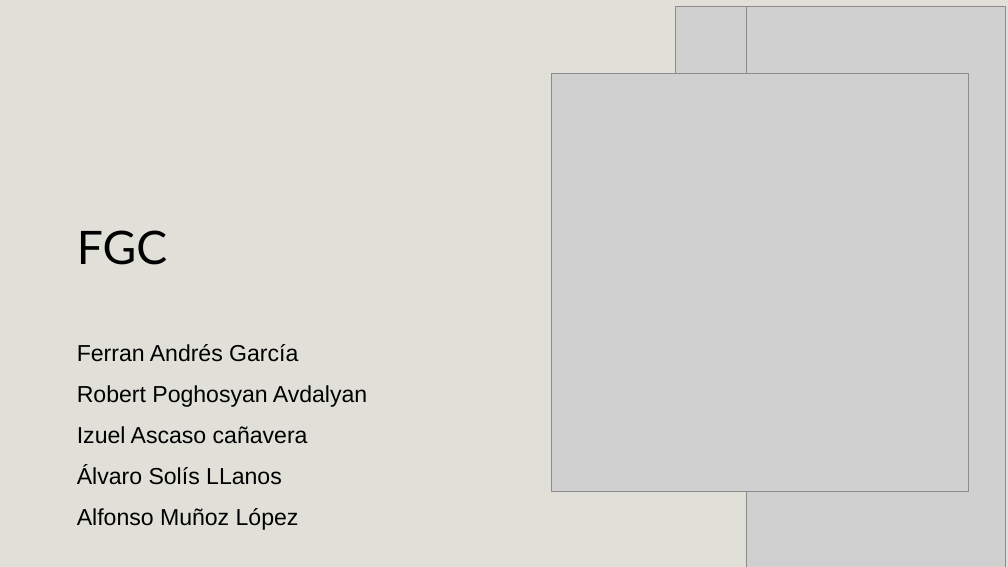
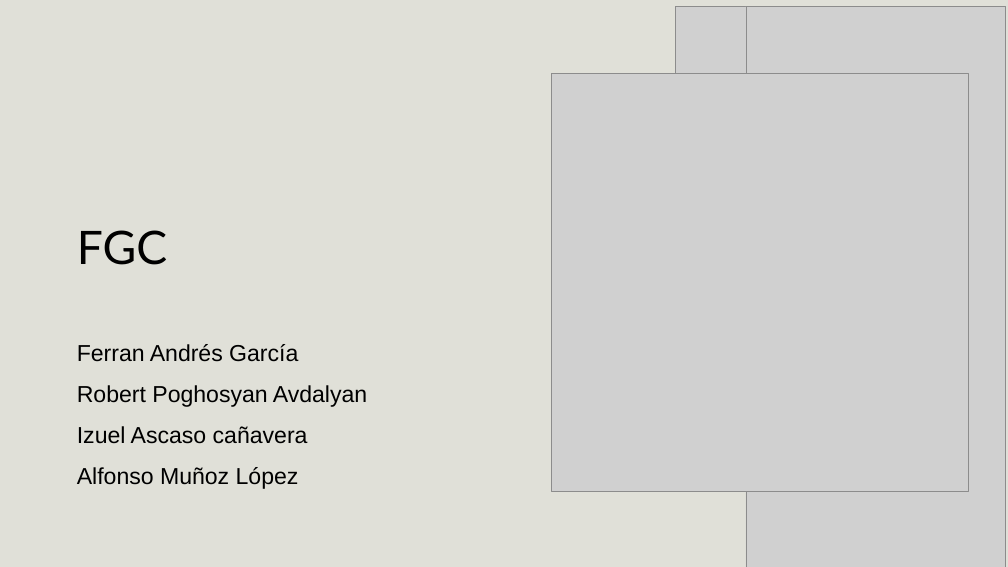
Before and after one commit to Izuel0/FGC_challenge, a slide deck: slide 1 of PowerPoint/FGC.pptx. Drawn at 1008x567 pixels with LibreOffice and Linux fonts; fonts in the diff are those of the drawing; grey boxes stand for pictures; background and template pictures are left out. Boxes give left, top, right and bottom in pixels: in the first picture for what was removed or moved away, otherwise in the second. Text is boxed around its words. In the diff, an @@ line names an element or a change of style, - is before the commit and + after.

```diff
--- a/PowerPoint/FGC.pptx
+++ b/PowerPoint/FGC.pptx
@@ subtitle at (x1=77, y1=465, x2=282, y2=485): paragraph removed @@
-Álvaro Solís LLanos
```
Also in this commit, not shown: 1 other file.
